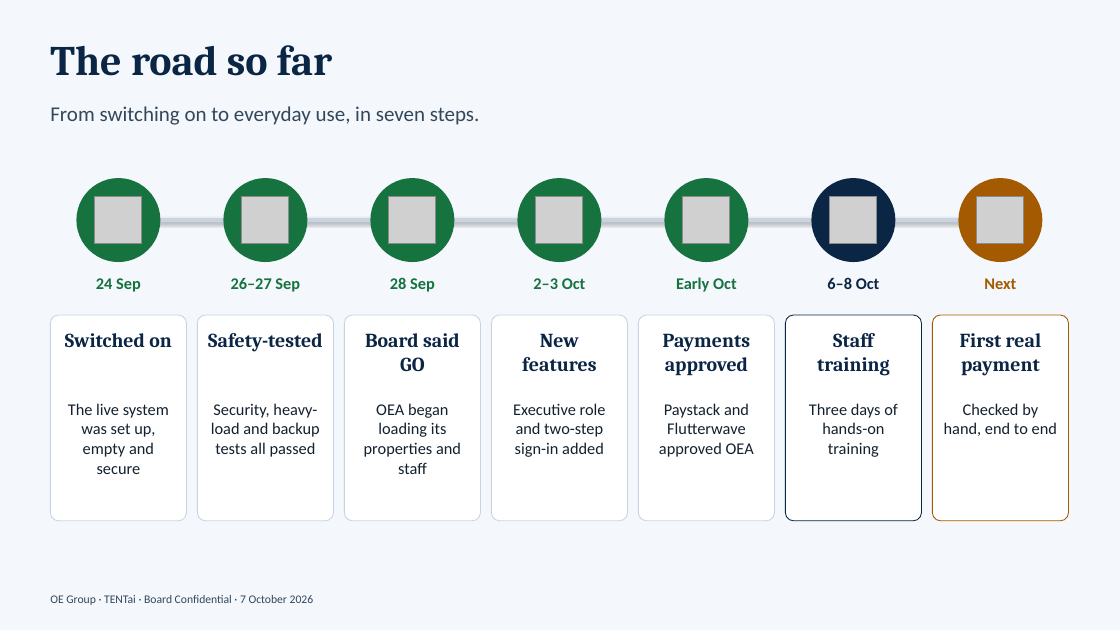
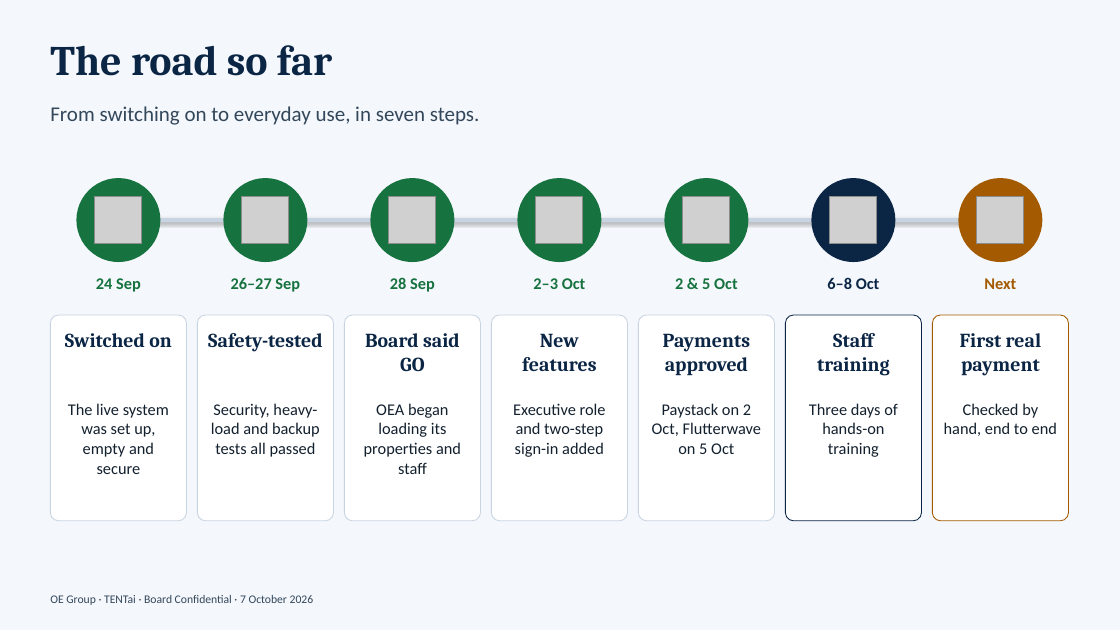
Before and after one commit to tfmlictmgr-collab/oe-group-ipms, a slide deck: slide 3 of docs/OE_Group_Production_Cutover.pptx. Drawn at 1120x630 pixels with LibreOffice and Linux fonts; fonts in the diff are those of the drawing; grey boxes stand for pictures. Boxes give left, top, right and bottom in pixels: in the first picture for what was removed or moved away, otherwise in the second. Text is boxed around its words. In the diff, an @@ line names an element or a change of style, - is before the commit and + after.

```diff
--- a/docs/OE_Group_Production_Cutover.pptx
+++ b/docs/OE_Group_Production_Cutover.pptx
@@ text at box(675, 278, 738, 289): text changed @@
-Early Oct
+2 & 5 Oct
@@ text at box(652, 403, 761, 454): text changed @@
-Paystack and Flutterwave approved OEA
+Paystack on 2 Oct, Flutterwave on 5 Oct
```
Also in this commit, not shown: 7 other slides changed.
